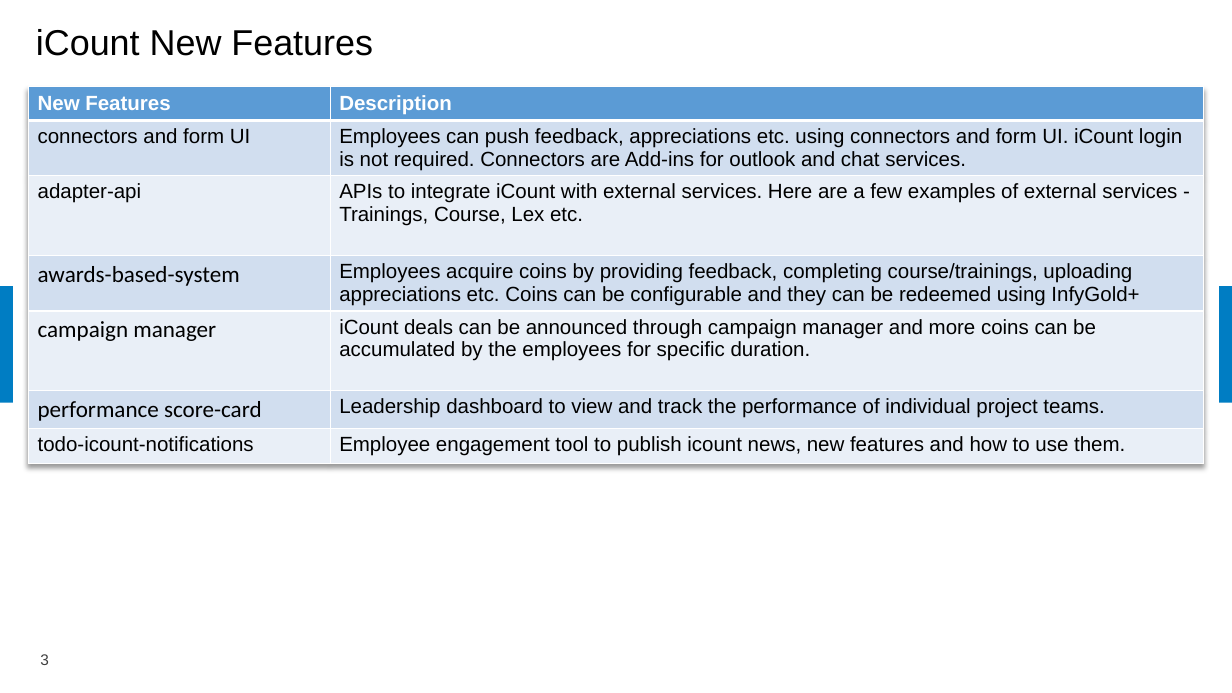
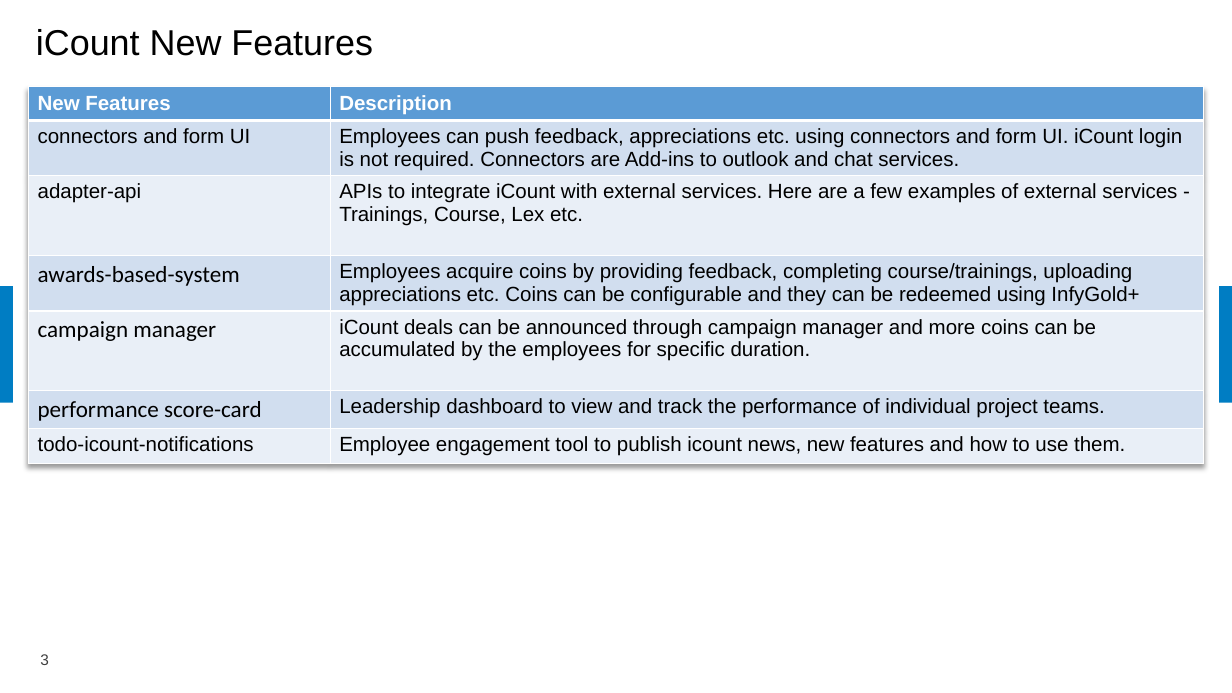
Before and after one commit to samratbasu2019/iSoreDesignArtifacts, a slide deck: slide 3 of iSolve-iCount-Hackathon_Solution.pptx. Drawn at 1232x693 pixels with LibreOffice and Linux fonts; fonts in the diff are those of the drawing; background and template pictures are left out. Boxes give left, top, right and bottom in pixels: in the first picture for what was removed or moved away, otherwise in the second. Text is boxed around its words. In the diff, an @@ line names an element or a change of style, - is before the commit and + after.

Commit message:
Updated

```diff
--- a/iSolve-iCount-Hackathon_Solution.pptx
+++ b/iSolve-iCount-Hackathon_Solution.pptx
@@ table at <box>29,87,1204,470</box> @@
-row 2, column 2: Employees can push feedback, appreciations etc. using connectors and form UI. iCount login is not required. Connectors are Add-ins for outlook and chat services.
+row 2, column 2: Employees can push feedback, appreciations etc. using connectors and form UI. iCount login is not required. Connectors are Add-ins to outlook and chat services.
```
